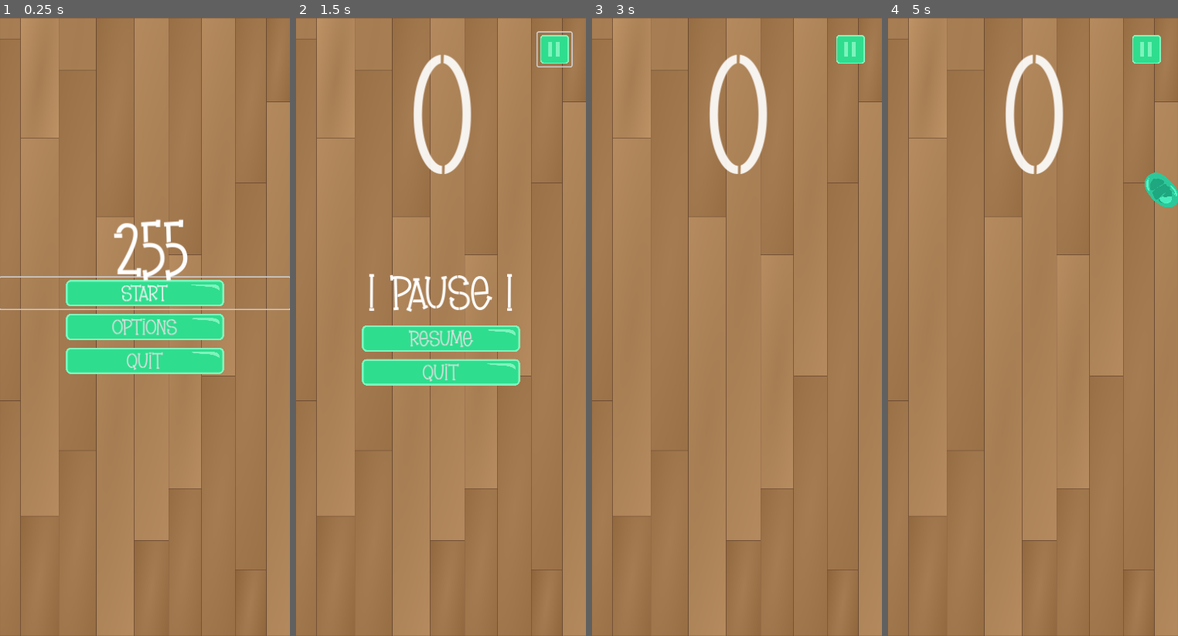
Above: before the commit, frames 1-4 (left to right).
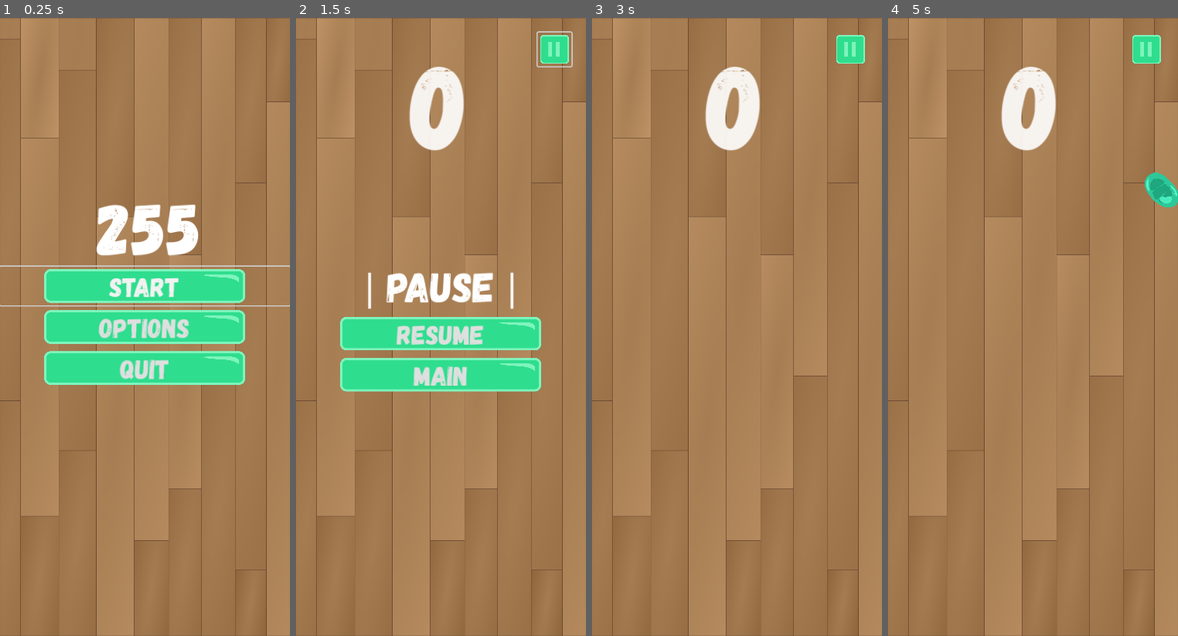
Above: after the commit, the same moments.

Repository: strbtrfll/slumak
Game: Godot game, scene res://Сцени інтерфейсу/Menu.tscn
The game is run twice, just before and just after one commit, with the same random seed, the same clock (stepped at 60 frames per second) and the same inputs.
Inputs (mouse positions are in pixels of both pictures, inside the frame that each line leads up to):
- Up to frame 1 (0.25 s): no input
- Up to frame 2 (1.5 s): click "Start" at 0.5 s; click (554, 48) at 1.25 s
- Up to frame 3 (3 s): click "Quit" (after the commit: "Main") at 2 s; click "Start" at 2.75 s
- Up to frame 4 (5 s): tap Enter at 3.5 s; move the mouse to (1096, 296) at 3.52 s; click (1096, 296) at 3.67 s; tap Space at 4.25 s; move the mouse to (975, 357) at 4.27 s; click (975, 357) at 4.42 s

The runs differ from the first frame. In frame 1, 11% of the frame differs, in the area x 0-100%, y 30-60%; in frame 2, 9.2%; in frame 3, 2.4%; in frame 4, 2.4%.

Commit message:
hfhfhfh

Diff:
--- a/Сцени інтерфейсу/Menu.tscn
+++ b/Сцени інтерфейсу/Menu.tscn
@@ -1,10 +1,9 @@
-[gd_scene load_steps=8 format=3 uid="uid://2q57rululc6n"]
+[gd_scene load_steps=7 format=3 uid="uid://2q57rululc6n"]
 
 [ext_resource type="Script" path="res://Сцени інтерфейсу/Menu.gd" id="1_npgut"]
 [ext_resource type="Script" path="res://Сцени інтерфейсу/HighScore.gd" id="2_1armb"]
-[ext_resource type="FontFile" uid="uid://bewt3623l6cbf" path="res://art/Gagalin-Regular.otf" id="2_h5yng"]
 [ext_resource type="Texture2D" uid="uid://653kq8pt411w" path="res://art/BG/pol.png" id="2_ruhv4"]
-[ext_resource type="FontFile" uid="uid://d01ve0kjmxkw" path="res://art/BG/Brownie Stencil.woff" id="3_3onrs"]
+[ext_resource type="FontFile" uid="uid://bewt3623l6cbf" path="res://art/BG/Gagalin-Regular.otf" id="3_0jbpt"]
 [ext_resource type="Texture2D" uid="uid://c5cbhgiqywucu" path="res://art/menu.png" id="4_rfpqi"]
 [ext_resource type="Texture2D" uid="uid://4esr6ilr7pjy" path="res://art/UI/back.png" id="5_wnmy6"]
 
@@ -45,8 +44,8 @@
 [node name="StartButton" type="Button" parent="VBoxContainer"]
 layout_mode = 2
 focus_neighbor_top = NodePath("../QuitButton")
-theme_override_fonts/font = ExtResource("3_3onrs")
-theme_override_font_sizes/font_size = 30
+theme_override_fonts/font = ExtResource("3_0jbpt")
+theme_override_font_sizes/font_size = 45
 text = "Start"
 icon = ExtResource("4_rfpqi")
 flat = true
@@ -55,8 +54,8 @@
 
 [node name="OptionButton" type="Button" parent="VBoxContainer"]
 layout_mode = 2
-theme_override_fonts/font = ExtResource("3_3onrs")
-theme_override_font_sizes/font_size = 30
+theme_override_fonts/font = ExtResource("3_0jbpt")
+theme_override_font_sizes/font_size = 45
 text = "Options"
 icon = ExtResource("4_rfpqi")
 flat = true
@@ -66,8 +65,8 @@
 [node name="QuitButton" type="Button" parent="VBoxContainer"]
 layout_mode = 2
 focus_neighbor_bottom = NodePath("../StartButton")
-theme_override_fonts/font = ExtResource("3_3onrs")
-theme_override_font_sizes/font_size = 30
+theme_override_fonts/font = ExtResource("3_0jbpt")
+theme_override_font_sizes/font_size = 45
 text = "Quit"
 icon = ExtResource("4_rfpqi")
 flat = true
@@ -104,24 +103,24 @@
 [node name="Master" type="Label" parent="Options/HBoxContainer/Labels"]
 layout_mode = 2
 size_flags_vertical = 5
-theme_override_fonts/font = ExtResource("2_h5yng")
-theme_override_font_sizes/font_size = 20
-text = "Master Volume"
+theme_override_fonts/font = ExtResource("3_0jbpt")
+theme_override_font_sizes/font_size = 25
+text = "Volume"
 horizontal_alignment = 1
 
 [node name="Music" type="Label" parent="Options/HBoxContainer/Labels"]
 layout_mode = 2
 size_flags_vertical = 5
-theme_override_fonts/font = ExtResource("2_h5yng")
-theme_override_font_sizes/font_size = 20
+theme_override_fonts/font = ExtResource("3_0jbpt")
+theme_override_font_sizes/font_size = 25
 text = "Music"
 horizontal_alignment = 1
 
 [node name="SFX" type="Label" parent="Options/HBoxContainer/Labels"]
 layout_mode = 2
 size_flags_vertical = 5
-theme_override_fonts/font = ExtResource("2_h5yng")
-theme_override_font_sizes/font_size = 20
+theme_override_fonts/font = ExtResource("3_0jbpt")
+theme_override_font_sizes/font_size = 25
 text = "Sound FX"
 horizontal_alignment = 1
 
@@ -150,11 +149,11 @@
 offset_left = -240.0
 offset_top = -448.0
 offset_right = 240.0
-offset_bottom = -392.0
+offset_bottom = -384.0
 grow_horizontal = 2
 grow_vertical = 0
-theme_override_fonts/font = ExtResource("2_h5yng")
-theme_override_font_sizes/font_size = 27
+theme_override_fonts/font = ExtResource("3_0jbpt")
+theme_override_font_sizes/font_size = 30
 text = "Back"
 icon = ExtResource("5_wnmy6")
 flat = true
@@ -169,13 +168,13 @@
 anchor_right = 0.5
 anchor_bottom = 0.5
 offset_left = -48.0
-offset_top = -191.5
+offset_top = -239.5
 offset_right = 64.0
-offset_bottom = -63.5
+offset_bottom = -94.5
 grow_horizontal = 2
 grow_vertical = 2
-theme_override_fonts/font = ExtResource("3_3onrs")
-theme_override_font_sizes/font_size = 100
+theme_override_fonts/font = ExtResource("3_0jbpt")
+theme_override_font_sizes/font_size = 120
 text = "0"
 horizontal_alignment = 1
 vertical_alignment = 1
--- a/Сцени інтерфейсу/death_menu.tscn
+++ b/Сцени інтерфейсу/death_menu.tscn
@@ -2,7 +2,7 @@
 
 [ext_resource type="Script" path="res://Сцени інтерфейсу/death_menu.gd" id="1_0ui12"]
 [ext_resource type="Texture2D" uid="uid://653kq8pt411w" path="res://art/BG/pol.png" id="2_r8ov7"]
-[ext_resource type="FontFile" uid="uid://d01ve0kjmxkw" path="res://art/BG/Brownie Stencil.woff" id="3_rowdn"]
+[ext_resource type="FontFile" uid="uid://bewt3623l6cbf" path="res://art/BG/Gagalin-Regular.otf" id="3_5xsxo"]
 [ext_resource type="Texture2D" uid="uid://c5cbhgiqywucu" path="res://art/menu.png" id="4_ue63h"]
 
 [node name="DeathMenu" type="Control"]
@@ -29,15 +29,15 @@
 
 [node name="GameOver" type="Label" parent="VBoxContainer"]
 layout_mode = 2
-theme_override_fonts/font = ExtResource("3_rowdn")
-theme_override_font_sizes/font_size = 64
+theme_override_fonts/font = ExtResource("3_5xsxo")
+theme_override_font_sizes/font_size = 70
 text = "Game over :("
 horizontal_alignment = 1
 vertical_alignment = 1
 
 [node name="Score" type="Label" parent="VBoxContainer"]
 layout_mode = 2
-theme_override_fonts/font = ExtResource("3_rowdn")
+theme_override_fonts/font = ExtResource("3_5xsxo")
 theme_override_font_sizes/font_size = 30
 text = "Top score: %s
 Current score: %s"
@@ -45,8 +45,8 @@
 
 [node name="RestartButton" type="Button" parent="VBoxContainer"]
 layout_mode = 2
-theme_override_fonts/font = ExtResource("3_rowdn")
-theme_override_font_sizes/font_size = 30
+theme_override_fonts/font = ExtResource("3_5xsxo")
+theme_override_font_sizes/font_size = 42
 text = "Restart"
 icon = ExtResource("4_ue63h")
 flat = true
@@ -55,9 +55,9 @@
 
 [node name="QuitButton" type="Button" parent="VBoxContainer"]
 layout_mode = 2
-theme_override_fonts/font = ExtResource("3_rowdn")
-theme_override_font_sizes/font_size = 30
-text = "Main Menu"
+theme_override_fonts/font = ExtResource("3_5xsxo")
+theme_override_font_sizes/font_size = 42
+text = "Main"
 icon = ExtResource("4_ue63h")
 flat = true
 icon_alignment = 1
--- a/Сцени інтерфейсу/hud.tscn
+++ b/Сцени інтерфейсу/hud.tscn
@@ -1,6 +1,6 @@
 [gd_scene load_steps=2 format=3 uid="uid://c8v0gu0452u1t"]
 
-[ext_resource type="FontFile" uid="uid://d01ve0kjmxkw" path="res://art/BG/Brownie Stencil.woff" id="1_5oi7d"]
+[ext_resource type="FontFile" uid="uid://bewt3623l6cbf" path="res://art/BG/Gagalin-Regular.otf" id="1_4k568"]
 
 [node name="HUD" type="CanvasLayer"]
 layer = 0
@@ -17,10 +17,10 @@
 offset_left = -240.0
 offset_top = -512.0
 offset_right = 240.0
-offset_bottom = -192.0
+offset_bottom = -233.0
 grow_horizontal = 2
 grow_vertical = 2
-theme_override_fonts/font = ExtResource("1_5oi7d")
+theme_override_fonts/font = ExtResource("1_4k568")
 theme_override_font_sizes/font_size = 200
 text = "0"
 horizontal_alignment = 1
--- a/Сцени інтерфейсу/pause_menu.tscn
+++ b/Сцени інтерфейсу/pause_menu.tscn
@@ -1,7 +1,7 @@
 [gd_scene load_steps=4 format=3 uid="uid://cec7ypqolpytf"]
 
 [ext_resource type="Script" path="res://Сцени інтерфейсу/pause_menu.gd" id="1_25iu8"]
-[ext_resource type="FontFile" uid="uid://d01ve0kjmxkw" path="res://art/BG/Brownie Stencil.woff" id="2_5radl"]
+[ext_resource type="FontFile" uid="uid://bewt3623l6cbf" path="res://art/BG/Gagalin-Regular.otf" id="2_t0dlb"]
 [ext_resource type="Texture2D" uid="uid://c5cbhgiqywucu" path="res://art/menu.png" id="3_keq5i"]
 
 [node name="PauseMenu" type="Control"]
@@ -31,16 +31,16 @@
 
 [node name="Label" type="Label" parent="VBoxContainer"]
 layout_mode = 2
-theme_override_fonts/font = ExtResource("2_5radl")
-theme_override_font_sizes/font_size = 64
+theme_override_fonts/font = ExtResource("2_t0dlb")
+theme_override_font_sizes/font_size = 70
 text = "| PAUSE |"
 horizontal_alignment = 1
 vertical_alignment = 1
 
 [node name="ResumeButton" type="Button" parent="VBoxContainer"]
 layout_mode = 2
-theme_override_fonts/font = ExtResource("2_5radl")
-theme_override_font_sizes/font_size = 30
+theme_override_fonts/font = ExtResource("2_t0dlb")
+theme_override_font_sizes/font_size = 45
 text = "Resume"
 icon = ExtResource("3_keq5i")
 flat = true
@@ -49,9 +49,9 @@
 
 [node name="QuitButton" type="Button" parent="VBoxContainer"]
 layout_mode = 2
-theme_override_fonts/font = ExtResource("2_5radl")
-theme_override_font_sizes/font_size = 30
-text = "Quit"
+theme_override_fonts/font = ExtResource("2_t0dlb")
+theme_override_font_sizes/font_size = 45
+text = "Main"
 icon = ExtResource("3_keq5i")
 flat = true
 icon_alignment = 1
Renamed: art/Gagalin-Regular.otf -> art/BG/Gagalin-Regular.otf
Not shown, added: art/BG/Gagalin-Regular.otf.import
Binary file added: art/BG/Signboard.otf
Not shown, added: art/BG/Signboard.otf.import
Not shown, removed: art/Gagalin-Regular.otf.import
Not shown, changed: export_presets.cfg
Not shown, added: SlimeKiller8.apk
